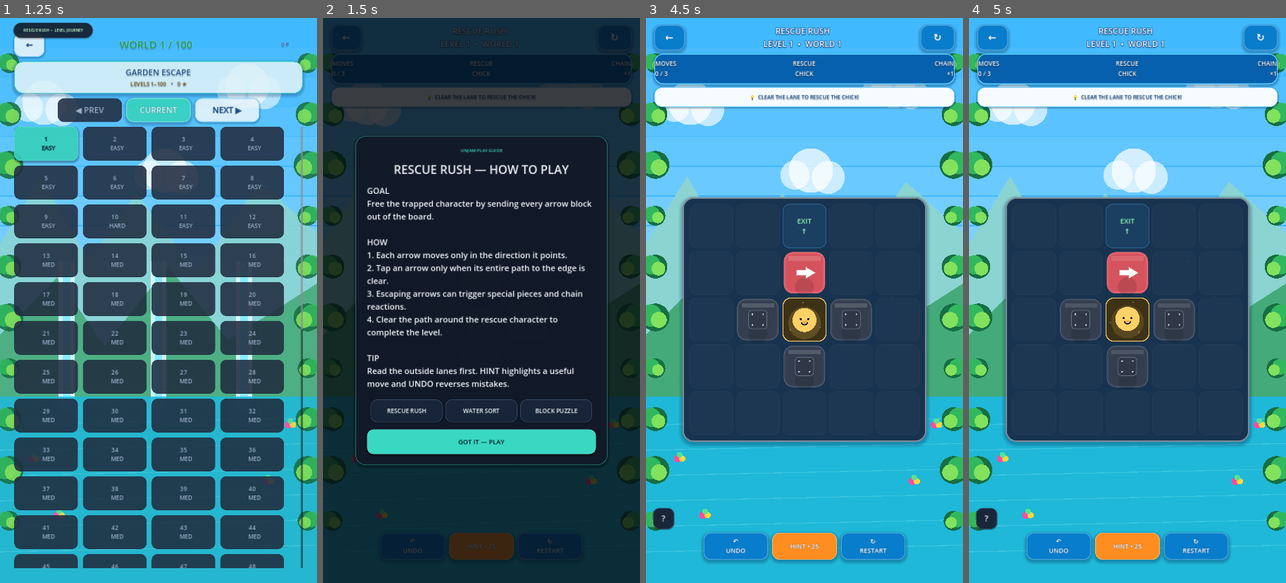
Above: before the commit, frames 1-4 (left to right).
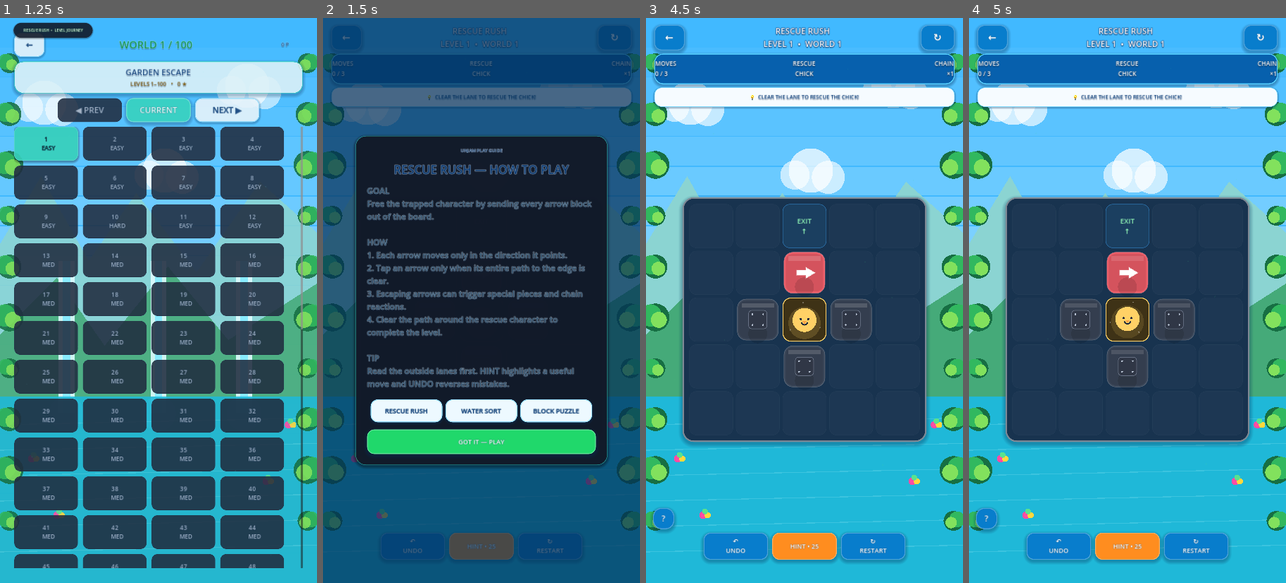
Above: after the commit, the same moments.

Repository: eghosa001/unjam
Game: Godot game, scene res://scenes/Main.tscn
Same seed, same stepped clock (60 frames per second), same inputs: the game is played once before the commit and once after it.
Inputs:
- Up to frame 1 (1.25 s): click "▶ PLAY" at 0.5 s
- Up to frame 2 (1.5 s): click "1 EASY" at 1.25 s
- Up to frame 3 (4.5 s): click "↻ RESTART" at 2 s; click "↻ RESTART" at 2.75 s; click "↻ RESTART" at 3.5 s; click "GOT IT — PLAY" at 4.25 s
- Up to frame 4 (5 s): no input

Frame 1 is identical in both runs. In frame 2, 63% of the frame differs, in the area x 0-100%, y 0-100%; in frame 3, 0.3%; in frame 4, 0.3%.

Commit message:
Restyle tutorial and help shell for new 3D system

Diff:
--- a/scripts/ui/ux_shell_casual.gd
+++ b/scripts/ui/ux_shell_casual.gd
@@ -9,18 +9,21 @@
 func _build_shell() -> void:
 	super._build_shell()
 	_compact_shell()
+	_restyle_3d_shell()
 
 func _after_shell_sync() -> void:
 	_compact_shell()
+	_restyle_3d_shell()
+
+func _apply_theme() -> void:
+	super._apply_theme()
+	_restyle_3d_shell()
 
 func _compact_shell() -> void:
 	if help_button != null:
 		help_button.text = "?"
 		help_button.custom_minimum_size = Vector2(72, 72)
 		help_button.size = Vector2(72, 72)
-		# CanvasLayer is not a Control parent, so anchor presets do not provide a
-		# usable bottom-left reference. Position directly in viewport coordinates,
-		# then lift above any gameplay footer that occupies the same space.
 		var viewport_size := get_viewport().get_visible_rect().size
 		var desired := Vector2(24, maxf(24.0, viewport_size.y - 96.0))
 		var footer: Control = _gameplay_footer()
@@ -33,9 +36,33 @@
 		help_button.add_theme_font_size_override("font_size", 28)
 		help_button.tooltip_text = "How to play"
 	if theme_button != null:
-		# Appearance is already a first-class Settings row; a second floating
-		# theme control is redundant and adds visual noise.
 		theme_button.visible = false
+
+func _restyle_3d_shell() -> void:
+	if help_button != null:
+		Unjam3DTheme.gloss_button(help_button, Unjam3DTheme.WATER_DARK, true, 28)
+	if tutorial_layer == null or tutorial_panel == null:
+		return
+	var dim := tutorial_layer.get_node_or_null("TutorialDim") as ColorRect
+	if dim != null:
+		dim.color = Color(0.01, 0.18, 0.34, 0.72)
+	tutorial_panel.add_theme_stylebox_override("panel", Unjam3DTheme.panel_3d(Color("f8fdff"), 40, Color("66d4ff"), 4, 20))
+	if tutorial_title != null:
+		Unjam3DTheme.label_3d(tutorial_title, Unjam3DTheme.NAVY, Color.WHITE, 3)
+	if tutorial_body != null:
+		Unjam3DTheme.label_3d(tutorial_body, Color("315878"), Color.WHITE, 2)
+	_restyle_tutorial_children(tutorial_panel)
+
+func _restyle_tutorial_children(node: Node) -> void:
+	for child in node.get_children():
+		if child is Button:
+			var button := child as Button
+			var strong := button.name == "TutorialClose"
+			Unjam3DTheme.gloss_button(button, Unjam3DTheme.GREEN if strong else Unjam3DTheme.WATER_DARK, strong, 24)
+		elif child is Label and child != tutorial_title and child != tutorial_body:
+			var label := child as Label
+			Unjam3DTheme.label_3d(label, Unjam3DTheme.NAVY, Color.WHITE, 2)
+		_restyle_tutorial_children(child)
 
 func _gameplay_footer() -> Control:
 	var main := _main()
